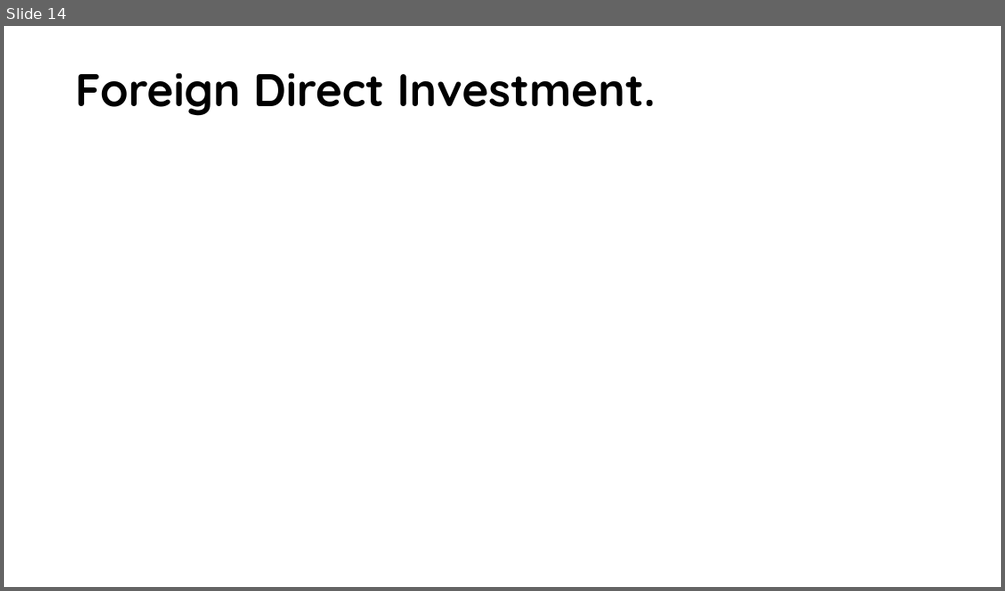
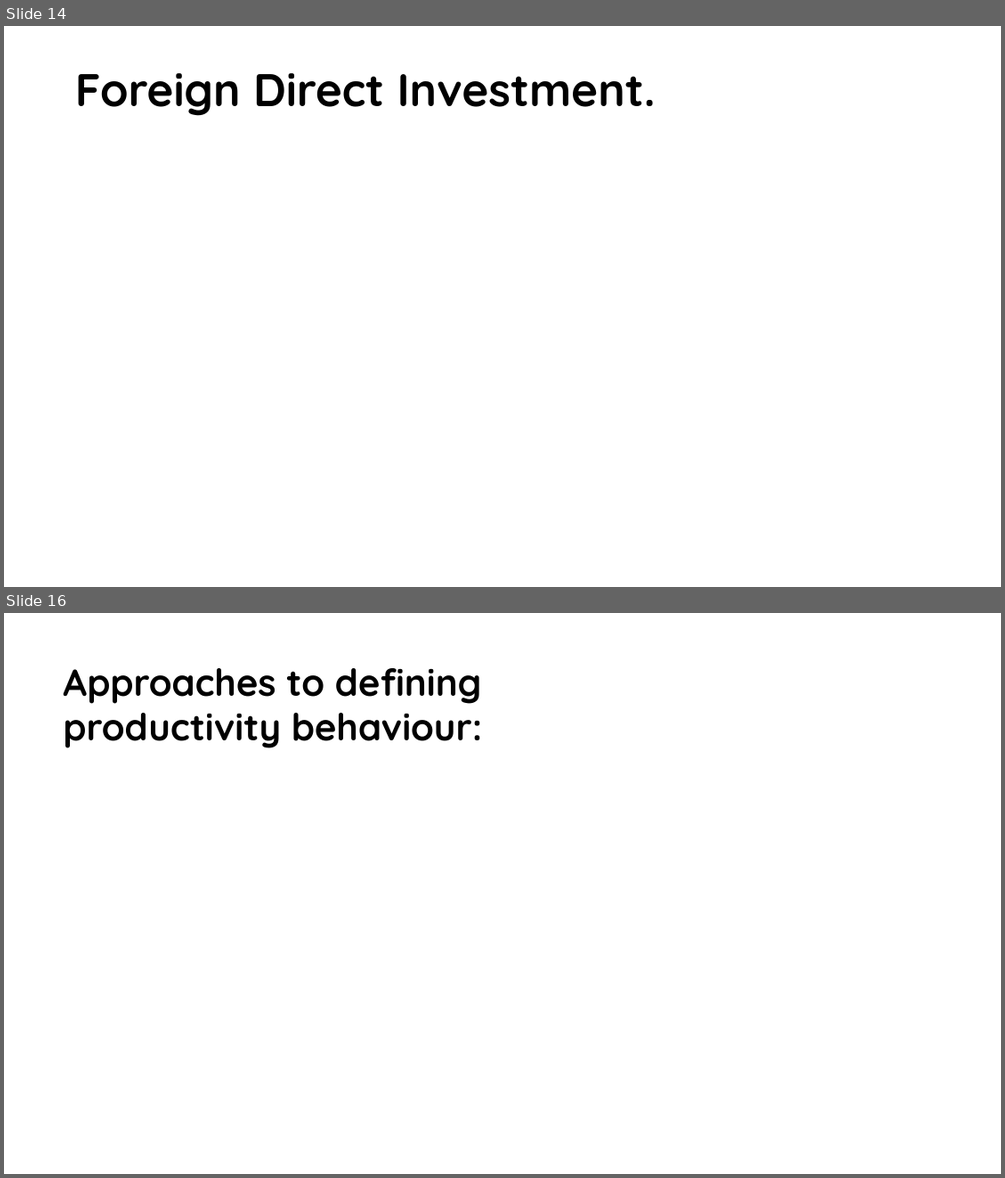
Before and after one commit to jhanandrade/AFD-Project, a slide deck: Documentos/Presentación 3 de Noviembre de 2020.pptx. Shown one above the other, each under a label of ours: slide 14 before the commit, slides 14 and 16 after it; the slides between them are not shown. The pictures are 1005x591 and 1005x1178 pixels, drawn with LibreOffice and Linux fonts; fonts in the diff are those of the drawing; grey boxes stand for pictures; background and template pictures are left out. Boxes give left, top, right and bottom in pixels: in the first picture for what was removed or moved away, otherwise in the second. Text is boxed around its words. In the diff, an @@ line names an element or a change of style, - is before the commit and + after.

Commit message:
Productivity

```diff
--- a/Documentos/Presentación 3 de Noviembre de 2020.pptx
+++ b/Documentos/Presentación 3 de Noviembre de 2020.pptx
@@ slide 16 added at <box>4,613,1001,1174</box>, background #FFFFFF @@
@@ title added at <box>63,668,482,748</box>, 36 pt, text #000000, bold @@
+Approaches to defining productivity behaviour:
```
Also in this commit, not shown: 1 slide changed, 2 other slides added, 2 other files.
